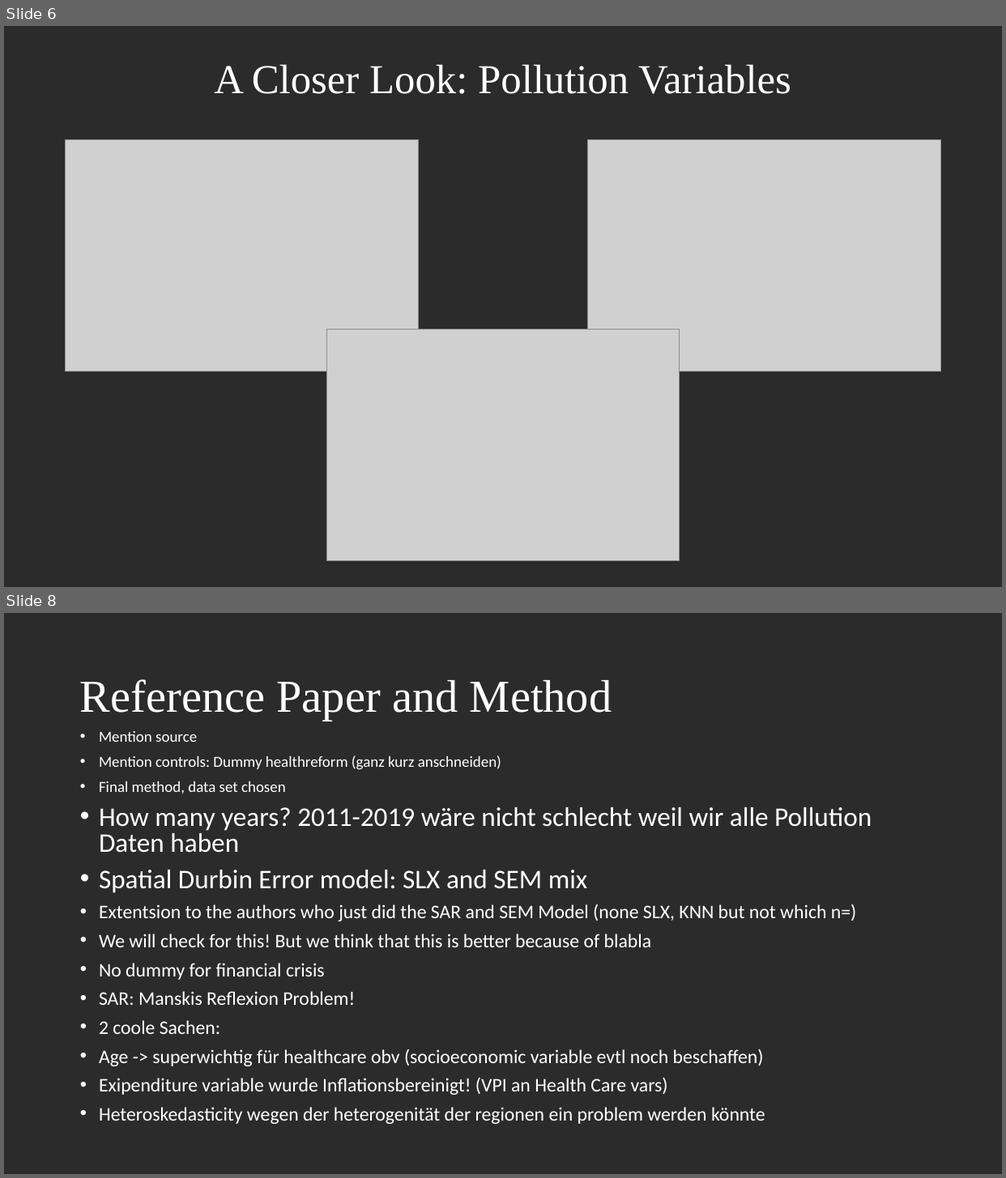
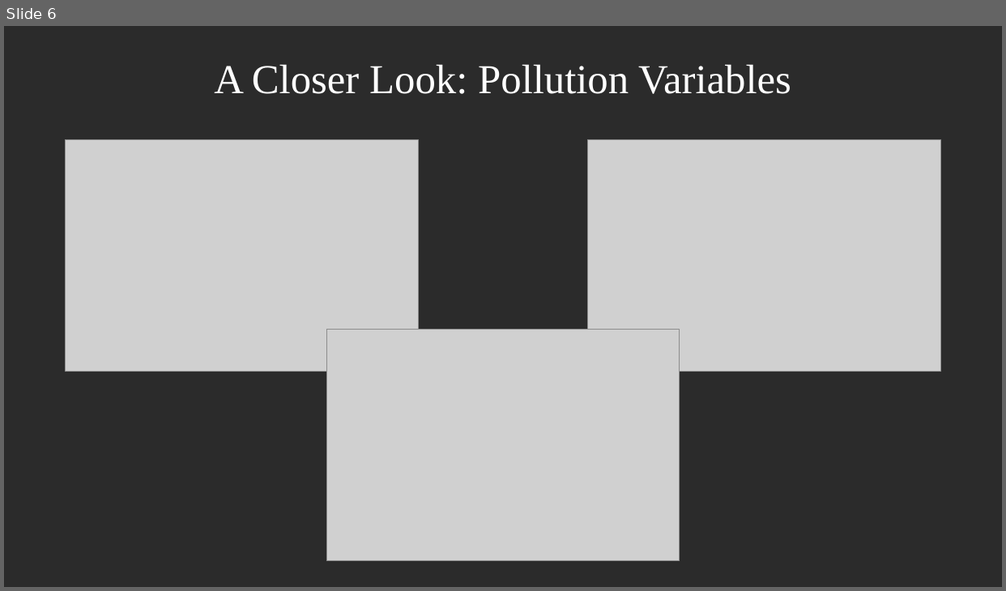
Before and after one commit to fab-bla/Air_Pollution, a slide deck: Presentations/First Presentation/midterm_presentation.pptx. Shown one above the other, each under a label of ours: slides 6 and 8 before the commit, slide 6 after it; the slides between them are not shown. The pictures are 1006x1178 and 1006x591 pixels, drawn with LibreOffice and Linux fonts; fonts in the diff are those of the drawing; grey boxes stand for pictures; background and template pictures are left out; a plain dark background stands for a picture behind light text. Boxes give left, top, right and bottom in pixels: in the first picture for what was removed or moved away, otherwise in the second. Text is boxed around its words. In the diff, an @@ line names an element or a change of style, - is before the commit and + after.

```diff
--- a/Presentations/First Presentation/midterm_presentation.pptx
+++ b/Presentations/First Presentation/midterm_presentation.pptx
@@ slide 8 removed at (x1=4, y1=613, x2=1002, y2=1174), background picture (left out) @@
@@ title removed at (x1=80, y1=679, x2=612, y2=721) @@
-Reference Paper and Method
@@ text removed at (x1=99, y1=731, x2=872, y2=1124) @@
-• Mention source
-• Mention controls: Dummy healthreform (ganz kurz anschneiden)
-• Final method, data set chosen
-• How many years? 2011-2019 wäre nicht schlecht weil wir alle Pollution Daten haben
-• Spatial Durbin Error model: SLX and SEM mix
-• Extentsion to the authors who just did the SAR and SEM Model (none SLX, KNN but not which n=)
-• We will check for this! But we think that this is better because of blabla
-• No dummy for financial crisis
-• SAR: Manskis Reflexion Problem!
-• 2 coole Sachen:
-• Age -> superwichtig für healthcare obv (socioeconomic variable evtl noch beschaffen)
-• Exipenditure variable wurde Inflationsbereinigt! (VPI an Health Care vars)
-• Heteroskedasticity wegen der heterogenität der regionen ein problem werden könnte
```
Also in this commit, not shown: 1 slide changed, 1 other slide removed.
